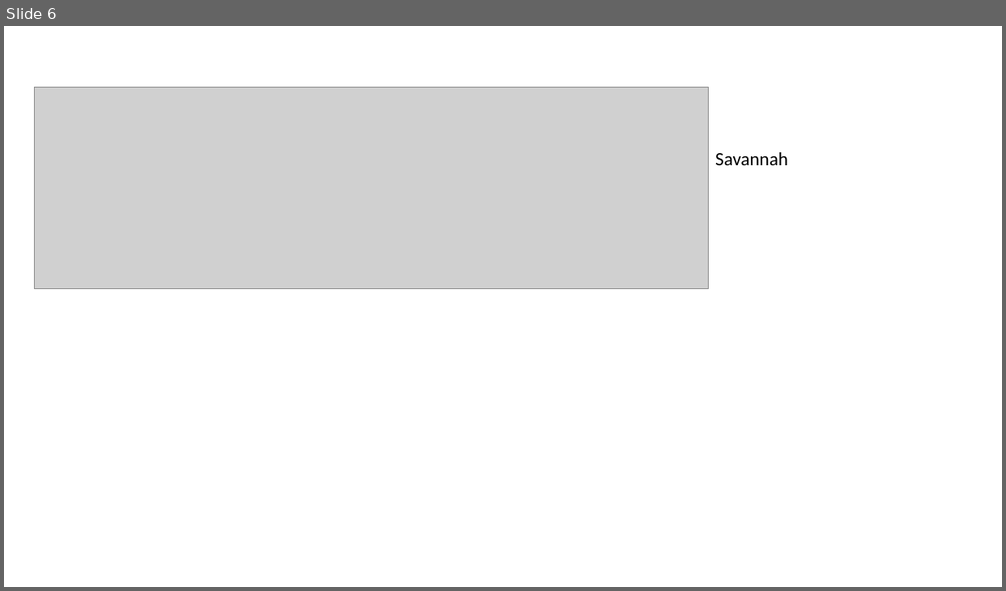
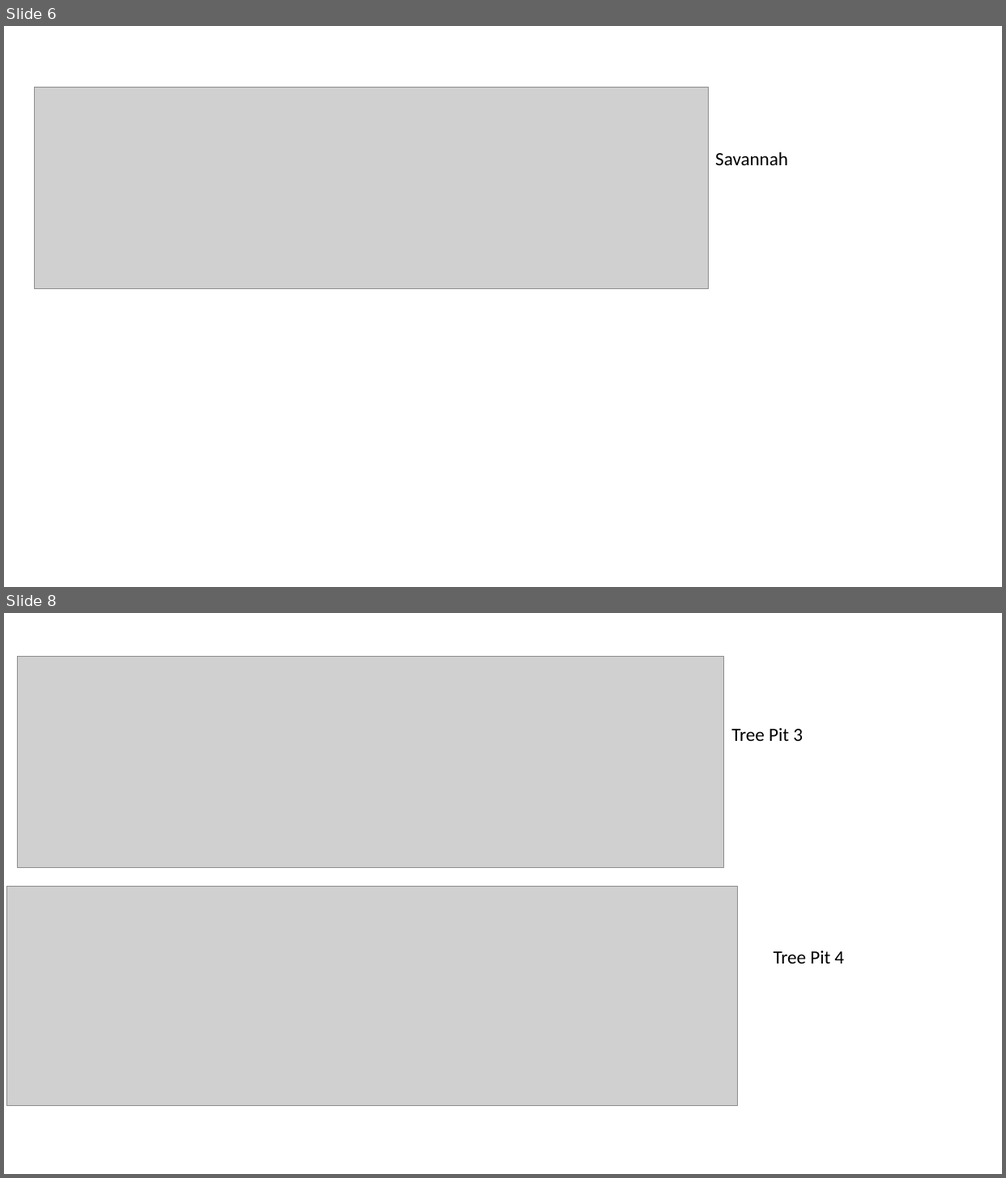
Before and after one commit to rosehanuy/soil-flux-nybg, a slide deck: Chamber_Temp_Plots.pptx. Shown one above the other, each under a label of ours: slide 6 before the commit, slides 6 and 8 after it; the slides between them are not shown. The pictures are 1006x591 and 1006x1178 pixels, drawn with LibreOffice and Linux fonts; fonts in the diff are those of the drawing; grey boxes stand for pictures. Boxes give left, top, right and bottom in pixels: in the first picture for what was removed or moved away, otherwise in the second. Text is boxed around its words. In the diff, an @@ line names an element or a change of style, - is before the commit and + after.

```diff
--- a/Chamber_Temp_Plots.pptx
+++ b/Chamber_Temp_Plots.pptx
@@ slide 8 added at (4,613,1002,1174), background #FFFFFF @@
@@ picture added at (18,657,724,868) @@
@@ text added at (731,728,803,741), 18 pt, text #000000 @@
+Tree Pit 3
@@ picture added at (7,886,738,1105) @@
@@ text added at (774,951,844,964), 18 pt, text #000000 @@
+Tree Pit 4
```
Also in this commit, not shown: 1 slide changed, 10 other slides added, 2 other files.
